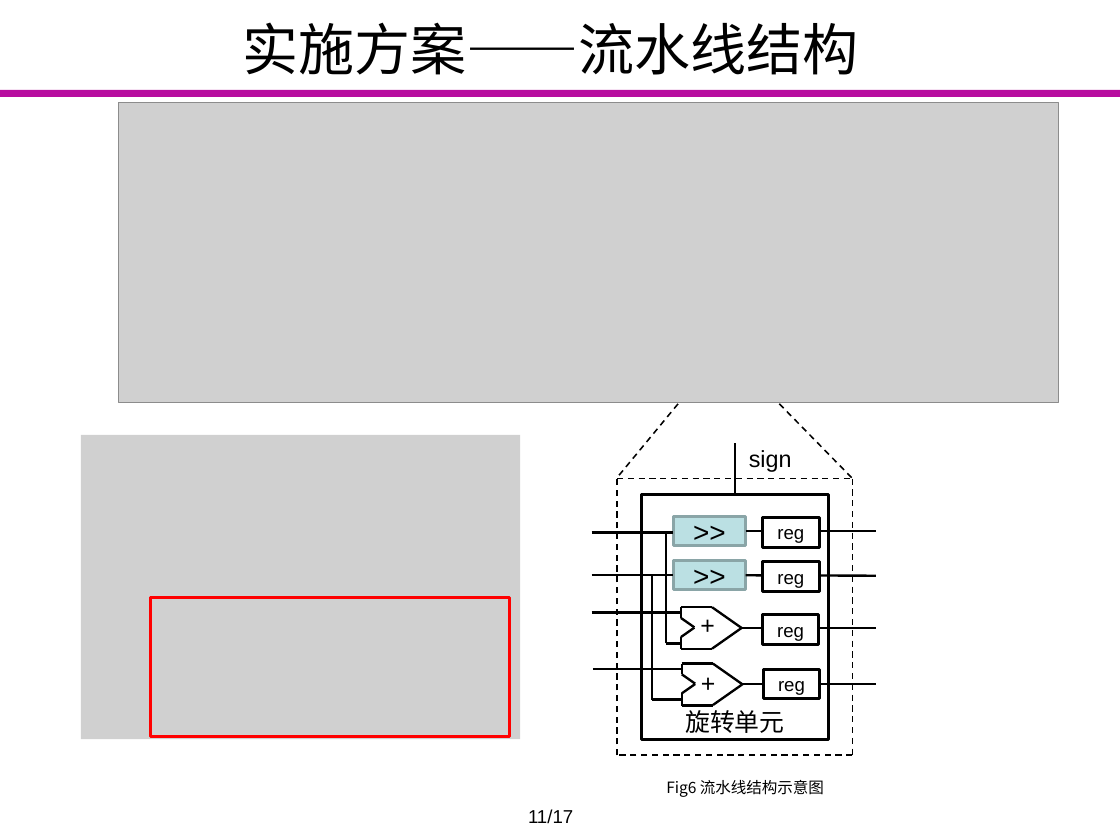
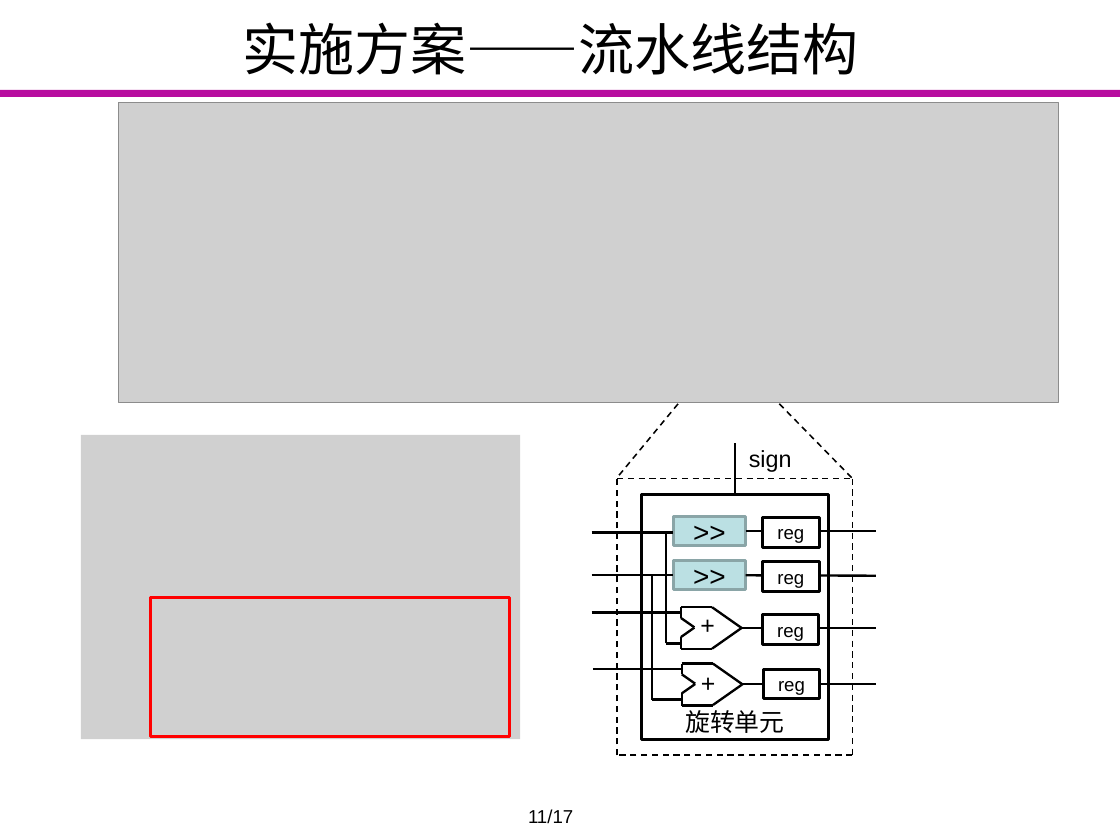
Before and after one commit to Markov2016/lunwen, a slide deck: slide 11 of dabian/杨一雄_毕业设计答辩_v2.0.pptx. Drawn at 1120x840 pixels with LibreOffice and Linux fonts; fonts in the diff are those of the drawing; grey boxes stand for pictures; background and template pictures are left out. Boxes give left, top, right and bottom in pixels: in the first picture for what was removed or moved away, otherwise in the second. Text is boxed around its words. In the diff, an @@ line names an element or a change of style, - is before the commit and + after.

```diff
--- a/dabian/杨一雄_毕业设计答辩_v2.0.pptx
+++ b/dabian/杨一雄_毕业设计答辩_v2.0.pptx
@@ text removed at (x1=666, y1=780, x2=824, y2=797) @@
-Fig6 流水线结构示意图
```
Also in this commit, not shown: 10 other slides changed, 1 other file.
